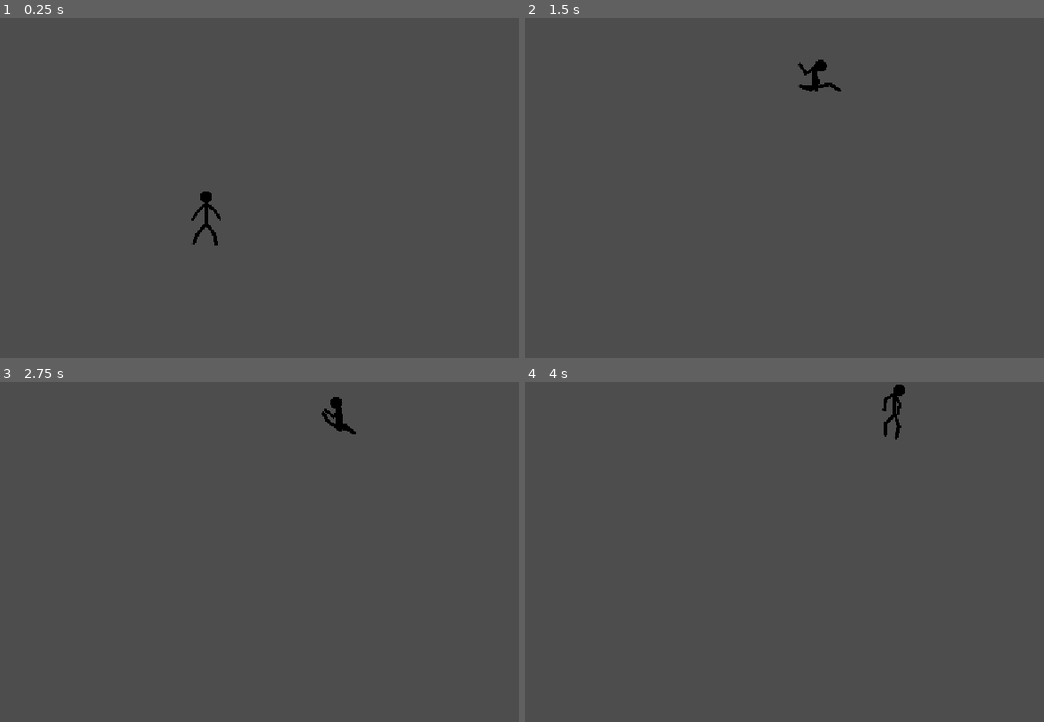
Above: before the commit, frames 1-4 (two rows, left to right).
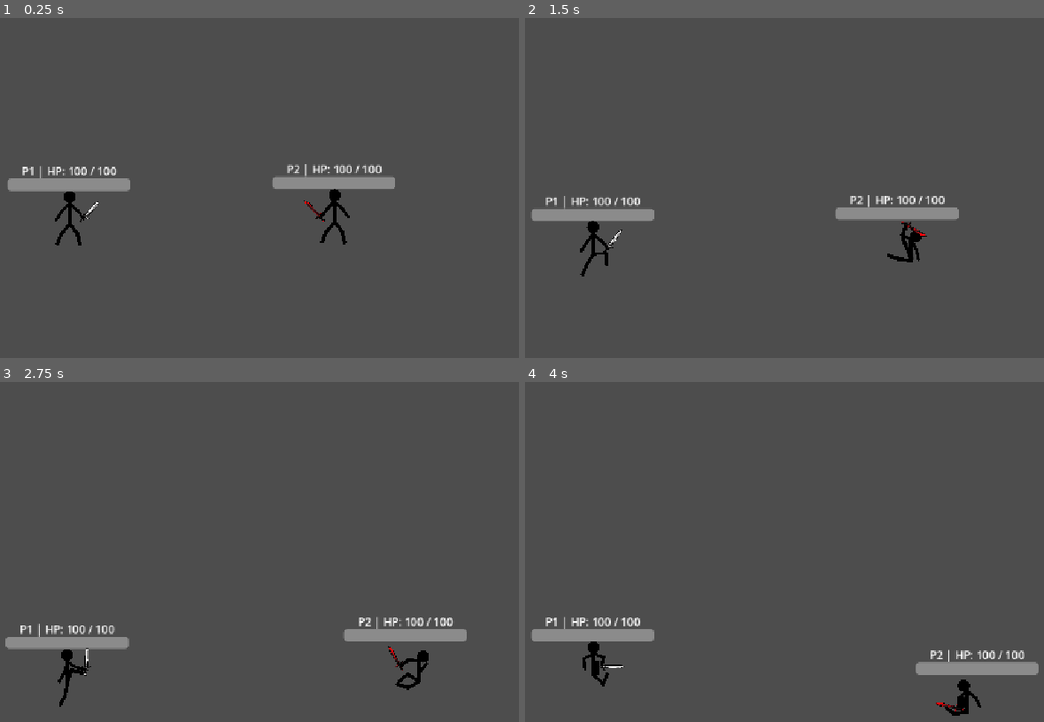
Above: after the commit, the same moments.

Repository: yash-ece/STICKMAN-GAME
Game: Godot game, scene res://scenes/game.tscn
The game is run twice, just before and just after one commit, with the same random seed, the same clock (stepped at 60 frames per second) and the same inputs.
Inputs:
- Up to frame 1 (0.25 s): no input
- Up to frame 2 (1.5 s): tap Enter (ui_accept) at 0.5, 0.6, 0.77, 1.07, 1.35 s; hold Right (ui_right) 0.53-1.28 s; hold Left (ui_left) from 1.28 s (still down)
- Up to frame 3 (2.75 s): tap Enter (ui_accept) at 1.52, 1.82, 2.1 s; release Left (ui_left) at 2.03 s; hold Right (ui_right) from 2.03 s (still down)
- Up to frame 4 (4 s): release Right (ui_right) at 2.78 s; hold W 2.78-3.53 s; tap Enter (ui_accept) at 2.85, 3.02, 3.32, 3.6, 3.77 s; hold Left (ui_left) from 3.53 s (still down)

The runs differ from the first frame. In frame 1, 3.1% of the frame differs, in the area x 1-77%, y 42-67%; in frame 2, 3.0%; in frame 3, 3.1%; in frame 4, 3.1%, in the area x 1-99%, y 0-99%.

Commit message:
GODOT PROJECT

Diff:
--- a/stickman-game/scenes/game.tscn
+++ b/stickman-game/scenes/game.tscn
@@ -1,6 +1,7 @@
 [gd_scene format=3 uid="uid://cfxxkxf5foum3"]
 
 [ext_resource type="PackedScene" uid="uid://ccr05impkfyve" path="res://scenes/player_1.tscn" id="1_uwrxv"]
+[ext_resource type="PackedScene" uid="uid://2qo382x7ntu2" path="res://scenes/player_2.tscn" id="2_yqjtg"]
 
 [sub_resource type="WorldBoundaryShape2D" id="WorldBoundaryShape2D_uwrxv"]
 distance = -2905.0
@@ -17,6 +18,7 @@
 position = Vector2(-7, 4)
 
 [node name="player" parent="." unique_id=1435591351 instance=ExtResource("1_uwrxv")]
+position = Vector2(-4437, 9)
 
 [node name="Camera2D" type="Camera2D" parent="." unique_id=1874983657]
 zoom = Vector2(0.05, 0.05)
@@ -39,3 +41,7 @@
 [node name="CollisionShape2D4" type="CollisionShape2D" parent="StaticBody2D" unique_id=2056948928]
 position = Vector2(-910, -7155)
 shape = SubResource("SegmentShape2D_uwrxv")
+
+[node name="player2" parent="." unique_id=818111823 instance=ExtResource("2_yqjtg")]
+position = Vector2(4175, -47)
+player_number = 2
--- /dev/null
+++ b/stickman-game/scenes/ironsword.gd
@@ -0,0 +1,35 @@
+extends Area2D
+
+@export var damage: int = 15
+@export var owner_player_number: int = 1
+
+var hit_players: Dictionary = {}
+
+func _ready() -> void:
+	add_to_group("swords")
+	body_entered.connect(_on_body_entered)
+
+func _on_body_entered(body: Node2D) -> void:
+	if not body.is_in_group("stickman_parts"):
+		return
+
+	if not body.has_meta("stickman_root"):
+		return
+
+	var opponent = body.get_meta("stickman_root")
+
+	if opponent.player_number == owner_player_number:
+		return
+
+	if opponent.is_dead:
+		return
+
+	var opponent_id: int = opponent.get_instance_id()
+
+	if hit_players.has(opponent_id):
+		return
+
+	hit_players[opponent_id] = true
+	opponent.take_sword_damage(damage)
+
+	print("Sword hit Player ", opponent.player_number)
--- a/stickman-game/scenes/player_1.gd
+++ /dev/null
@@ -1,27 +0,0 @@
-extends Node2D
-
-@export var move_force: float = 30000.0
-@export var jump_force: float = 20000.0
-@export var punch_force: float = 25000.0
-@export var max_speed: float = 30000.0
-
-@onready var lower_arm: RigidBody2D = $"lower right arm"
-@onready var torso: RigidBody2D = $torso
-
-func _physics_process(_delta: float) -> void:
-	var direction := Input.get_axis("ui_left", "ui_right")
-
-	# Move the lower arm
-	if direction != 0:
-		lower_arm.apply_central_force(Vector2(direction * move_force, 0))
-
-	# Jump: push the torso upward
-	if Input.is_action_just_pressed("ui_accept"):
-		torso.apply_central_impulse(Vector2(0, -jump_force))
-
-	# Punch: push the lower arm forward
-	if Input.is_action_just_pressed("ui_right"):
-		lower_arm.apply_central_impulse(Vector2(punch_force, 0))
-
-	if Input.is_action_just_pressed("ui_left"):
-		lower_arm.apply_central_impulse(Vector2(-punch_force, 0))
--- a/stickman-game/scenes/player_1.tscn
+++ b/stickman-game/scenes/player_1.tscn
@@ -1,6 +1,6 @@
 [gd_scene format=3 uid="uid://ccr05impkfyve"]
 
-[ext_resource type="Script" uid="uid://ci3pqhv47ks7j" path="res://scenes/player_1.gd" id="1_7m5b5"]
+[ext_resource type="Script" uid="uid://ci3pqhv47ks7j" path="res://scripts/player.gd" id="1_7m5b5"]
 [ext_resource type="Texture2D" uid="uid://cfjrt7cjfb6y" path="res://assets/stickman_all/fitted_parts_for_new_stickman/aligned_layers/head.png" id="1_cyakk"]
 [ext_resource type="Texture2D" uid="uid://7j2oaa31lhr3" path="res://assets/stickman_all/fitted_parts_for_new_stickman/left_leg_lower.png" id="2_7m5b5"]
 [ext_resource type="Texture2D" uid="uid://bgjiv3k7rpqoh" path="res://assets/stickman_all/original_size_parts/left_leg_upper.png" id="3_xfu11"]
@@ -8,6 +8,8 @@
 [ext_resource type="Texture2D" uid="uid://rbeijj0x0hdx" path="res://assets/stickman_all/original_size_parts/left_arm_upper.png" id="5_gf2bl"]
 [ext_resource type="Texture2D" uid="uid://ckvjjw1wdoxtl" path="res://assets/stickman_all/original_size_parts/right_arm_lower.png" id="5_ngimn"]
 [ext_resource type="Texture2D" uid="uid://cx578swyuxx7y" path="res://assets/stickman_all/fitted_parts_for_new_stickman/aligned_layers/torso.png" id="6_3wjnj"]
+[ext_resource type="Script" uid="uid://2y1emyd2dut8" path="res://scenes/ironsword.gd" id="6_ngimn"]
+[ext_resource type="Texture2D" uid="uid://nuu7ofxvbq8m" path="res://assets/swords/player1_silver_sword.png" id="6_xfu11"]
 [ext_resource type="Texture2D" uid="uid://cl6gplro4oypb" path="res://assets/stickman_all/fitted_parts_for_new_stickman/left_arm_lower.png" id="8_3x8tk"]
 [ext_resource type="Texture2D" uid="uid://cviuhxdu4bv2v" path="res://assets/stickman_all/fitted_parts_for_new_stickman/right_leg_lower.png" id="9_h7q5r"]
 
@@ -54,6 +56,7 @@
 script = ExtResource("1_7m5b5")
 
 [node name="head" type="RigidBody2D" parent="." unique_id=1672502205]
+center_of_mass_mode = 1
 
 [node name="Sprite2D" type="Sprite2D" parent="head" unique_id=1258336101]
 position = Vector2(-18, 18)
@@ -101,6 +104,20 @@
 rotation = 2.5652423
 shape = SubResource("CapsuleShape2D_b135w")
 
+[node name="ironsword" type="Area2D" parent="lower right arm" unique_id=1767056331]
+script = ExtResource("6_ngimn")
+
+[node name="Sprite2D" type="Sprite2D" parent="lower right arm/ironsword" unique_id=505161146]
+position = Vector2(368, 128)
+scale = Vector2(1.0231116, 0.9960541)
+texture = ExtResource("6_xfu11")
+offset = Vector2(203.30139, -321.26776)
+
+[node name="CollisionPolygon2D" type="CollisionPolygon2D" parent="lower right arm/ironsword" unique_id=456532455]
+position = Vector2(520, -103.999985)
+rotation = 1.5219356
+polygon = PackedVector2Array(-0.78147125, 15.9808655, -367.5218, -346.3636, -440.39313, -494.09912, -276.11023, -413.97968, 58.277534, -45.20758, 108.1739, -82.81549, 102.918564, -139.1394, 155.72589, -72.48071, 117, -16, 116, 8, 201, 102, 242, 115, 254.30737, 204.66492, 182.39331, 201.14835, 153.16663, 143.65225, 61.188488, 59.05899, 37.217133, 57.88678, -20, 111, -66.658745, 52.80728, -26.315758, 46.770508)
+
 [node name="upper right arm" type="RigidBody2D" parent="lower right arm" unique_id=460758333]
 
 [node name="Sprite2D" type="Sprite2D" parent="lower right arm/upper right arm" unique_id=926168540]
@@ -222,3 +239,8 @@
 position = Vector2(272, 512)
 node_a = NodePath("../upper left leg")
 node_b = NodePath("../lower left leg")
+
+[node name="PinJoint2D10" type="PinJoint2D" parent="." unique_id=2128755325]
+position = Vector2(464, 0)
+node_a = NodePath("../lower right arm")
+node_b = NodePath("../lower right arm/ironsword")
--- /dev/null
+++ b/stickman-game/scenes/player_2.tscn
@@ -0,0 +1,245 @@
+[gd_scene format=3 uid="uid://2qo382x7ntu2"]
+
+[ext_resource type="Script" uid="uid://ci3pqhv47ks7j" path="res://scripts/player.gd" id="1_b2c7a"]
+[ext_resource type="Texture2D" uid="uid://cfjrt7cjfb6y" path="res://assets/stickman_all/fitted_parts_for_new_stickman/aligned_layers/head.png" id="2_x4ukj"]
+[ext_resource type="Texture2D" uid="uid://7j2oaa31lhr3" path="res://assets/stickman_all/fitted_parts_for_new_stickman/left_leg_lower.png" id="3_t4bc4"]
+[ext_resource type="Texture2D" uid="uid://bgjiv3k7rpqoh" path="res://assets/stickman_all/original_size_parts/left_leg_upper.png" id="4_wtgcc"]
+[ext_resource type="Texture2D" uid="uid://dpbndlm3owd4" path="res://assets/stickman_all/original_size_parts/left_arm_lower.png" id="5_jbo5h"]
+[ext_resource type="Texture2D" uid="uid://ckvjjw1wdoxtl" path="res://assets/stickman_all/original_size_parts/right_arm_lower.png" id="6_60kbs"]
+[ext_resource type="Texture2D" uid="uid://cx578swyuxx7y" path="res://assets/stickman_all/fitted_parts_for_new_stickman/aligned_layers/torso.png" id="7_3ooxp"]
+[ext_resource type="Texture2D" uid="uid://rbeijj0x0hdx" path="res://assets/stickman_all/original_size_parts/left_arm_upper.png" id="8_ab820"]
+[ext_resource type="Texture2D" uid="uid://cl6gplro4oypb" path="res://assets/stickman_all/fitted_parts_for_new_stickman/left_arm_lower.png" id="9_13h5e"]
+[ext_resource type="Texture2D" uid="uid://cviuhxdu4bv2v" path="res://assets/stickman_all/fitted_parts_for_new_stickman/right_leg_lower.png" id="10_h8wfx"]
+[ext_resource type="Script" uid="uid://cdpqa7r2i3tjy" path="res://scenes/redsword.gd" id="10_t4bc4"]
+[ext_resource type="Texture2D" uid="uid://bk7dqfnl15uwx" path="res://assets/swords/player2_red_sword.png" id="10_x4ukj"]
+
+[sub_resource type="CircleShape2D" id="CircleShape2D_0a447"]
+radius = 197.01015
+
+[sub_resource type="CapsuleShape2D" id="CapsuleShape2D_bhnyn"]
+radius = 56.0
+height = 472.50134
+
+[sub_resource type="CapsuleShape2D" id="CapsuleShape2D_y5pn6"]
+radius = 56.38237
+height = 334.5581
+
+[sub_resource type="CapsuleShape2D" id="CapsuleShape2D_b135w"]
+radius = 53.325165
+height = 323.97467
+
+[sub_resource type="CapsuleShape2D" id="CapsuleShape2D_lbdtg"]
+radius = 48.0
+height = 350.87802
+
+[sub_resource type="CapsuleShape2D" id="CapsuleShape2D_0a447"]
+radius = 71.0
+height = 762.0
+
+[sub_resource type="CapsuleShape2D" id="CapsuleShape2D_gxk03"]
+radius = 51.21248
+height = 332.6985
+
+[sub_resource type="CapsuleShape2D" id="CapsuleShape2D_mwsec"]
+radius = 49.896027
+height = 294.6338
+
+[sub_resource type="CapsuleShape2D" id="CapsuleShape2D_vg4fv"]
+radius = 53.148346
+height = 381.5283
+
+[sub_resource type="CapsuleShape2D" id="CapsuleShape2D_3krpm"]
+radius = 64.0
+height = 481.23315
+
+[node name="player" type="Node2D" unique_id=1435591351]
+script = ExtResource("1_b2c7a")
+
+[node name="head" type="RigidBody2D" parent="." unique_id=1672502205]
+center_of_mass_mode = 1
+
+[node name="Sprite2D" type="Sprite2D" parent="head" unique_id=1258336101]
+position = Vector2(-18, 18)
+texture = ExtResource("2_x4ukj")
+
+[node name="CollisionShape2D" type="CollisionShape2D" parent="head" unique_id=1660473015]
+position = Vector2(24, -696)
+shape = SubResource("CircleShape2D_0a447")
+
+[node name="lower right leg" type="RigidBody2D" parent="." unique_id=2104114812]
+position = Vector2(-3, 11)
+
+[node name="Sprite2D" type="Sprite2D" parent="lower right leg" unique_id=1554544251]
+position = Vector2(-309, 645)
+scale = Vector2(0.9444444, 0.91683364)
+texture = ExtResource("3_t4bc4")
+
+[node name="CollisionShape2D" type="CollisionShape2D" parent="lower right leg" unique_id=1923615864]
+position = Vector2(-309, 645.00006)
+rotation = 0.38611966
+shape = SubResource("CapsuleShape2D_bhnyn")
+
+[node name="upper right leg" type="RigidBody2D" parent="lower right leg" unique_id=1810132123]
+
+[node name="Sprite2D" type="Sprite2D" parent="lower right leg/upper right leg" unique_id=1775304636]
+position = Vector2(-112.00001, 336)
+scale = Vector2(0.6325301, 0.6046072)
+texture = ExtResource("4_wtgcc")
+
+[node name="CollisionShape2D" type="CollisionShape2D" parent="lower right leg/upper right leg" unique_id=600172934]
+position = Vector2(-117, 341)
+rotation = 3.845841
+shape = SubResource("CapsuleShape2D_y5pn6")
+
+[node name="lower right arm" type="RigidBody2D" parent="." unique_id=1108030072]
+
+[node name="Sprite2D" type="Sprite2D" parent="lower right arm" unique_id=869845461]
+position = Vector2(371.7125, -126.66251)
+rotation = 0.14708684
+scale = Vector2(0.59239936, 0.53535473)
+texture = ExtResource("5_jbo5h")
+
+[node name="CollisionShape2D" type="CollisionShape2D" parent="lower right arm" unique_id=1948489096]
+position = Vector2(408.00003, -71.99999)
+rotation = 2.5652423
+shape = SubResource("CapsuleShape2D_b135w")
+
+[node name="upper right arm" type="RigidBody2D" parent="lower right arm" unique_id=460758333]
+
+[node name="Sprite2D" type="Sprite2D" parent="lower right arm/upper right arm" unique_id=926168540]
+position = Vector2(162, -360)
+scale = Vector2(0.56547624, 0.5146198)
+texture = ExtResource("6_60kbs")
+
+[node name="CollisionShape2D" type="CollisionShape2D" parent="lower right arm/upper right arm" unique_id=1179806985]
+position = Vector2(200, -328)
+rotation = -0.83057946
+shape = SubResource("CapsuleShape2D_lbdtg")
+
+[node name="torso" type="RigidBody2D" parent="." unique_id=565682073]
+disable_mode = 1
+lock_rotation = true
+
+[node name="Sprite2D" type="Sprite2D" parent="torso" unique_id=1724142137]
+position = Vector2(6, 72)
+rotation = -0.019750282
+texture = ExtResource("7_3ooxp")
+
+[node name="CollisionShape2D" type="CollisionShape2D" parent="torso" unique_id=1954267800]
+position = Vector2(19, -133)
+shape = SubResource("CapsuleShape2D_0a447")
+
+[node name="upper left leg" type="RigidBody2D" parent="." unique_id=1052127850]
+
+[node name="Sprite2D" type="Sprite2D" parent="upper left leg" unique_id=1968342003]
+position = Vector2(152, 343.99997)
+rotation = 0.13762873
+scale = Vector2(0.643394, 0.62527525)
+texture = ExtResource("6_60kbs")
+
+[node name="CollisionShape2D" type="CollisionShape2D" parent="upper left leg" unique_id=1094615799]
+position = Vector2(144.00002, 336)
+rotation = -0.65263414
+shape = SubResource("CapsuleShape2D_gxk03")
+
+[node name="upper left arm" type="RigidBody2D" parent="." unique_id=1210533661]
+
+[node name="Sprite2D" type="Sprite2D" parent="upper left arm" unique_id=388855508]
+position = Vector2(-104, -360.00003)
+rotation = 0.07084468
+scale = Vector2(0.60607725, 0.5301071)
+texture = ExtResource("8_ab820")
+
+[node name="CollisionShape2D" type="CollisionShape2D" parent="upper left arm" unique_id=376797456]
+position = Vector2(-128, -344)
+rotation = 0.8106398
+shape = SubResource("CapsuleShape2D_mwsec")
+
+[node name="lower left arm" type="RigidBody2D" parent="." unique_id=694490393]
+angular_damp = 5.0
+
+[node name="Sprite2D" type="Sprite2D" parent="lower left arm" unique_id=1362010622]
+position = Vector2(-320, -104)
+scale = Vector2(0.7692307, 0.78294575)
+texture = ExtResource("9_13h5e")
+
+[node name="CollisionShape2D" type="CollisionShape2D" parent="lower left arm" unique_id=1023880678]
+position = Vector2(-344.00003, -64.000015)
+rotation = 0.6026075
+shape = SubResource("CapsuleShape2D_vg4fv")
+
+[node name="redsword" type="Area2D" parent="lower left arm" unique_id=1092333247]
+script = ExtResource("10_t4bc4")
+owner_player_number = 2
+
+[node name="Sprite2D" type="Sprite2D" parent="lower left arm/redsword" unique_id=1920228743]
+position = Vector2(-625, -180)
+rotation = -1.5024594
+texture = ExtResource("10_x4ukj")
+
+[node name="CollisionPolygon2D" type="CollisionPolygon2D" parent="lower left arm/redsword" unique_id=1756441178]
+position = Vector2(-540, -27)
+polygon = PackedVector2Array(8, 8, -373, -363, -438, -497, -276, -443, 68, -58, 113, -94, 130, -136, 170, -88, 117, -16, 116, 8, 201, 102, 242, 115, 257, 190, 171, 191, 162, 141, 71, 42, 42, 48, -20, 111, -80, 73, -32, 57)
+
+[node name="lower left leg" type="RigidBody2D" parent="." unique_id=1868030524]
+linear_damp = 2.0
+angular_damp = 5.0
+
+[node name="Sprite2D" type="Sprite2D" parent="lower left leg" unique_id=1549083975]
+position = Vector2(312, 672)
+texture = ExtResource("10_h8wfx")
+
+[node name="CollisionShape2D" type="CollisionShape2D" parent="lower left leg" unique_id=493991478]
+position = Vector2(312.00003, 672)
+rotation = 2.892661
+shape = SubResource("CapsuleShape2D_3krpm")
+
+[node name="PinJoint2D" type="PinJoint2D" parent="." unique_id=1814354468]
+position = Vector2(16, -520)
+node_a = NodePath("../head")
+node_b = NodePath("../torso")
+
+[node name="PinJoint2D2" type="PinJoint2D" parent="." unique_id=1896790740]
+position = Vector2(24, -480)
+node_a = NodePath("../torso")
+node_b = NodePath("../lower right arm/upper right arm")
+
+[node name="PinJoint2D3" type="PinJoint2D" parent="." unique_id=1035026894]
+position = Vector2(280, -256)
+node_a = NodePath("../lower right arm/upper right arm")
+node_b = NodePath("../lower right arm")
+
+[node name="PinJoint2D4" type="PinJoint2D" parent="." unique_id=1254557788]
+position = Vector2(24, -480)
+node_a = NodePath("../torso")
+node_b = NodePath("../upper left arm")
+
+[node name="PinJoint2D5" type="PinJoint2D" parent="." unique_id=965149573]
+position = Vector2(-216, -256)
+node_a = NodePath("../upper left arm")
+node_b = NodePath("../lower left arm")
+
+[node name="PinJoint2D6" type="PinJoint2D" parent="." unique_id=374537019]
+position = Vector2(24, 184)
+node_a = NodePath("../torso")
+node_b = NodePath("../upper left leg")
+
+[node name="PinJoint2D8" type="PinJoint2D" parent="." unique_id=2074485465]
+position = Vector2(-256, 512)
+node_a = NodePath("../lower right leg/upper right leg")
+node_b = NodePath("../lower right leg")
+
+[node name="PinJoint2D7" type="PinJoint2D" parent="." unique_id=182249093]
+position = Vector2(24, 184)
+node_a = NodePath("../torso")
+node_b = NodePath("../lower right leg/upper right leg")
+
+[node name="PinJoint2D9" type="PinJoint2D" parent="." unique_id=1374805588]
+position = Vector2(272, 512)
+node_a = NodePath("../upper left leg")
+node_b = NodePath("../lower left leg")
+
+[node name="PinJoint2D10" type="PinJoint2D" parent="." unique_id=1885194110]
+position = Vector2(-419, 47)
+node_a = NodePath("../lower left arm")
+node_b = NodePath("../lower left arm/redsword")
--- /dev/null
+++ b/stickman-game/scenes/redsword.gd
@@ -0,0 +1,35 @@
+extends Area2D
+
+@export var damage: int = 15
+@export var owner_player_number: int = 1
+
+var hit_players: Dictionary = {}
+
+func _ready() -> void:
+	add_to_group("swords")
+	body_entered.connect(_on_body_entered)
+
+func _on_body_entered(body: Node2D) -> void:
+	if not body.is_in_group("stickman_parts"):
+		return
+
+	if not body.has_meta("stickman_root"):
+		return
+
+	var opponent = body.get_meta("stickman_root")
+
+	if opponent.player_number == owner_player_number:
+		return
+
+	if opponent.is_dead:
+		return
+
+	var opponent_id: int = opponent.get_instance_id()
+
+	if hit_players.has(opponent_id):
+		return
+
+	hit_players[opponent_id] = true
+	opponent.take_sword_damage(damage)
+
+	print("Sword hit Player ", opponent.player_number)
--- /dev/null
+++ b/stickman-game/scripts/player.gd
@@ -0,0 +1,173 @@
+extends Node2D
+
+@export var player_number: int = 1
+
+@export var move_force: float = 40000.0
+@export var jump_force: float = 30000.0
+@export var max_speed: float = 30000.0
+
+@export var max_health: int = 100
+
+@onready var torso: RigidBody2D = $torso
+
+var health: int = 100
+var is_dead: bool = false
+
+var health_bar: ProgressBar
+var health_label: Label
+var health_canvas: CanvasLayer
+
+
+func _ready() -> void:
+	health = max_health
+
+	# Register all physical body parts.
+	for node in find_children("*", "RigidBody2D", true, false):
+		var part := node as RigidBody2D
+		part.add_to_group("stickman_parts")
+		part.set_meta("stickman_root", self)
+
+	create_health_display()
+
+
+func _physics_process(_delta: float) -> void:
+	if is_dead:
+		return
+
+	var direction: float = 0.0
+
+	# Player 1: A and D.
+	if player_number == 1:
+		if Input.is_key_pressed(KEY_A):
+			direction -= 1.0
+		if Input.is_key_pressed(KEY_D):
+			direction += 1.0
+
+	# Player 2: Left and Right arrows.
+	else:
+		if Input.is_key_pressed(KEY_LEFT):
+			direction -= 1.0
+		if Input.is_key_pressed(KEY_RIGHT):
+			direction += 1.0
+
+	# Move the torso.
+	if direction != 0.0:
+		torso.apply_central_force(
+			Vector2(direction * move_force, 0.0)
+		)
+
+	# Limit horizontal speed.
+	if absf(torso.linear_velocity.x) > max_speed:
+		torso.linear_velocity.x = (
+			signf(torso.linear_velocity.x) * max_speed
+		)
+
+	update_health_display()
+
+
+func _input(event: InputEvent) -> void:
+	if is_dead:
+		return
+
+	if not (event is InputEventKey):
+		return
+
+	var key_event := event as InputEventKey
+
+	if not key_event.pressed or key_event.echo:
+		return
+
+	# Player 1 jumps with W.
+	if player_number == 1 and key_event.keycode == KEY_W:
+		torso.apply_central_impulse(
+			Vector2(0.0, -jump_force)
+		)
+
+	# Player 2 jumps with Up Arrow.
+	elif player_number == 2 and key_event.keycode == KEY_UP:
+		torso.apply_central_impulse(
+			Vector2(0.0, -jump_force)
+		)
+
+
+func take_sword_damage(amount: int) -> void:
+	if is_dead:
+		return
+
+	health = clampi(health - amount, 0, max_health)
+	update_health_display()
+
+	print("Player ", player_number, " HP: ", health)
+
+	if health <= 0:
+		die()
+
+
+func die() -> void:
+	if is_dead:
+		return
+
+	is_dead = true
+	print("Player ", player_number, " defeated!")
+
+	for node in find_children("*", "RigidBody2D", true, false):
+		var part := node as RigidBody2D
+		part.freeze = true
+
+	await get_tree().create_timer(2.0).timeout
+	get_tree().reload_current_scene()
+
+
+func create_health_display() -> void:
+	health_canvas = CanvasLayer.new()
+	health_canvas.name = "HealthDisplay"
+	add_child(health_canvas)
+
+	health_bar = ProgressBar.new()
+	health_bar.name = "HealthBar"
+	health_bar.min_value = 0
+	health_bar.max_value = max_health
+	health_bar.value = health
+	health_bar.show_percentage = false
+	health_bar.size = Vector2(200, 20)
+	health_canvas.add_child(health_bar)
+
+	health_label = Label.new()
+	health_label.name = "HealthLabel"
+	health_label.horizontal_alignment = HORIZONTAL_ALIGNMENT_CENTER
+	health_label.add_theme_font_size_override("font_size", 18)
+	health_label.size = Vector2(200, 24)
+	health_canvas.add_child(health_label)
+
+	update_health_display()
+
+
+func update_health_display() -> void:
+	if not is_instance_valid(torso):
+		return
+
+	if not is_instance_valid(health_bar):
+		return
+
+	health_bar.value = health
+
+	health_label.text = "P%d | HP: %d / %d" % [
+		player_number,
+		health,
+		max_health
+	]
+
+	var head := get_node_or_null("head") as RigidBody2D
+	var head_position: Vector2
+
+	if head != null:
+		head_position = head.global_position
+	else:
+		head_position = torso.global_position + Vector2(0.0, -100.0)
+
+	var screen_position: Vector2 = (
+		get_viewport().get_canvas_transform() * head_position
+	)
+
+	health_bar.position = screen_position + Vector2(-100.0, -65.0)
+	health_label.position = screen_position + Vector2(-100.0, -90.0)
Binary file added: stickman-game/assets/swords/0141abf3-2d51-4c71-87ca-5e804c461e7d.png
Not shown, added: stickman-game/assets/swords/0141abf3-2d51-4c71-87ca-5e804c461e7d.png.import
Binary file added: stickman-game/assets/swords/player1_silver_sword.png
Not shown, added: stickman-game/assets/swords/player1_silver_sword.png.import
Binary file added: stickman-game/assets/swords/player2_red_sword.png
Not shown, added: stickman-game/assets/swords/player2_red_sword.png.import
Not shown, added: stickman-game/scenes/ironsword.gd.uid
Not shown, added: stickman-game/scenes/redsword.gd.uid
Renamed: stickman-game/scenes/player_1.gd.uid -> stickman-game/scripts/player.gd.uid
